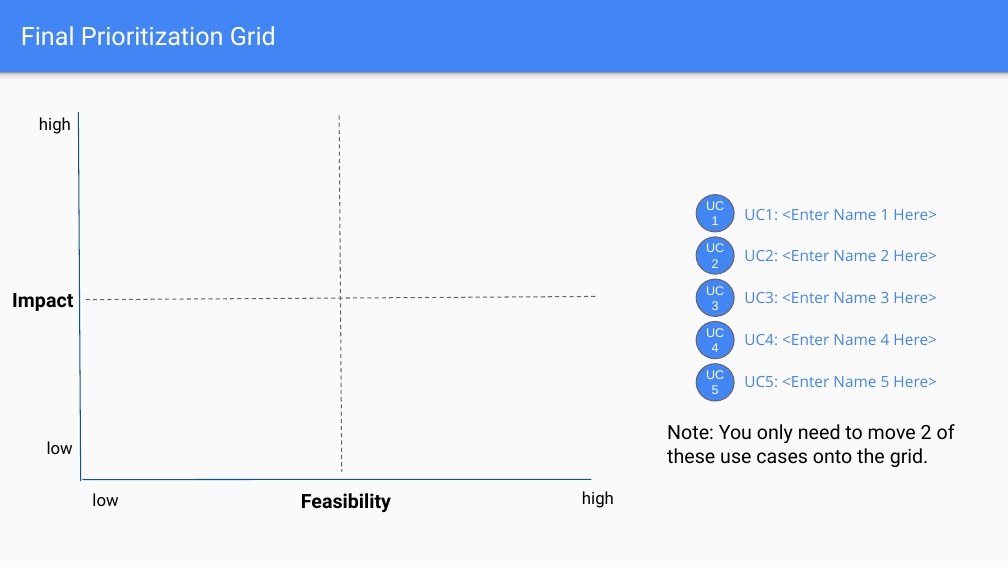
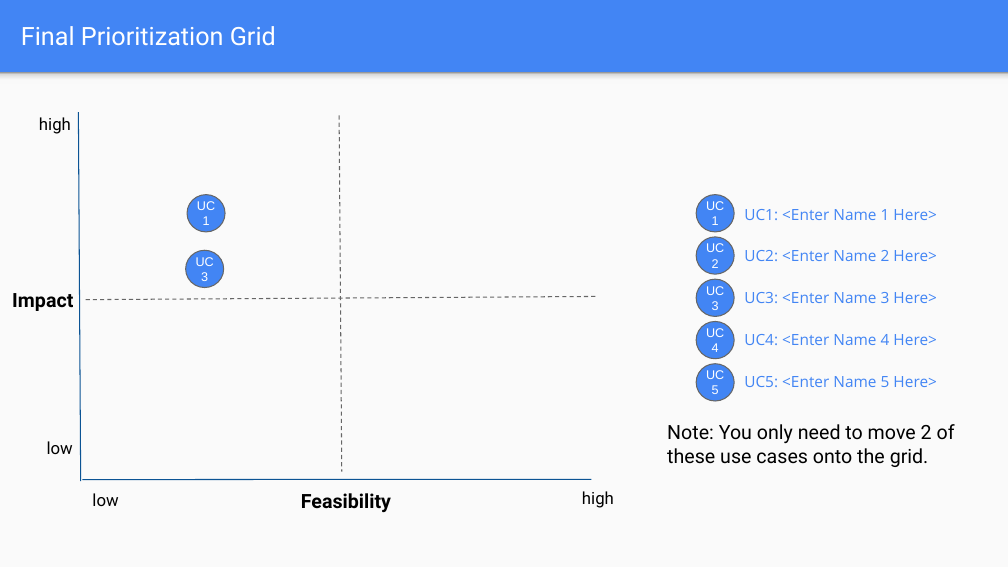
Before and after one commit to mohandesosama/Delivering-an-ML-AI-Strategy, a slide deck: slide 31 of 02_project-steps-aibl.pptx. Drawn at 1008x567 pixels with LibreOffice and Linux fonts; fonts in the diff are those of the drawing. Boxes give left, top, right and bottom in pixels: in the first picture for what was removed or moved away, otherwise in the second. Text is boxed around its words. In the diff, an @@ line names an element or a change of style, - is before the commit and + after.

```diff
--- a/02_project-steps-aibl.pptx
+++ b/02_project-steps-aibl.pptx
@@ ellipse added at (187, 195, 226, 232), fill #4285F4, outline #666666 0.75 pt, 9 pt, text #FFFFFF @@
+UC
+1
@@ ellipse added at (185, 250, 224, 287), fill #4285F4, outline #666666 0.75 pt, 9 pt, text #FFFFFF @@
+UC
+3
```
Also in this commit, not shown: 3 other slides changed, 2 slides added, 2 slides removed.
